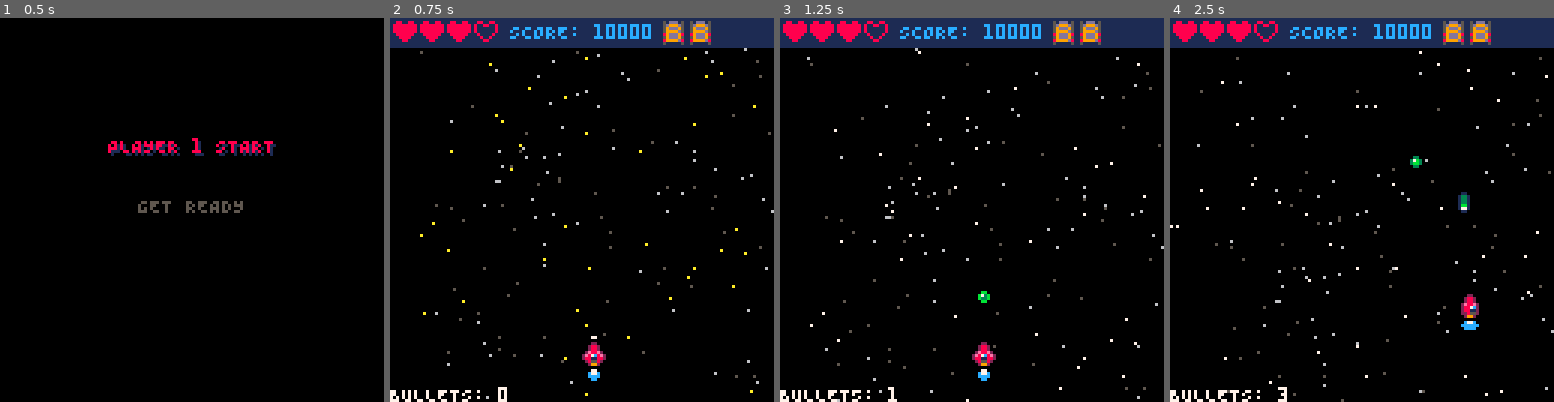
Above: before the commit, frames 1-4 (left to right).
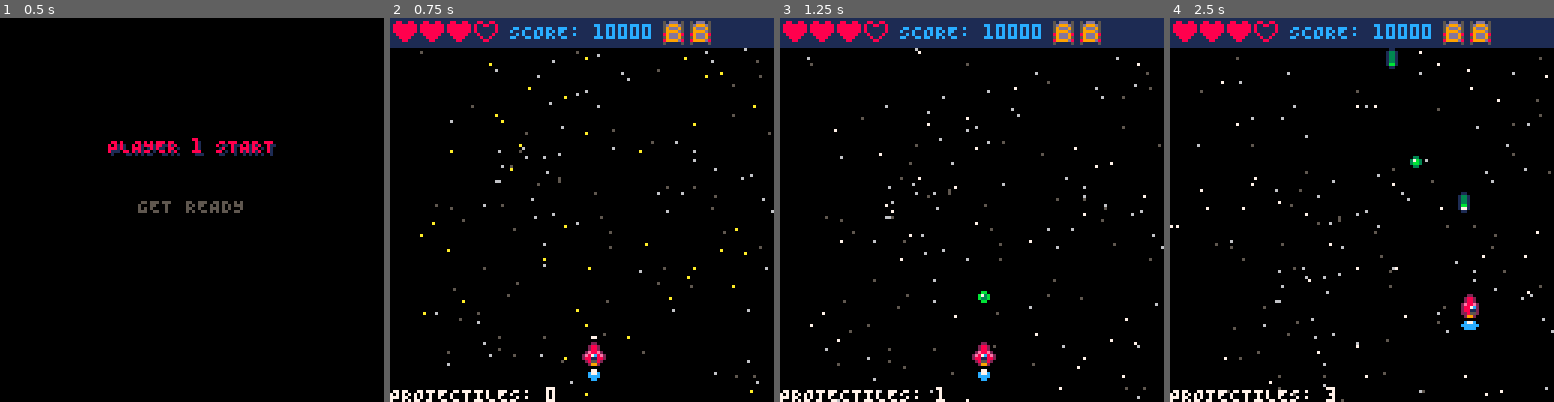
Above: after the commit, the same moments.

Repository: ProfSFrink/pico-8_shump_tutorial
Game: PICO-8 cartridge shump.p8
Same seed, same stepped clock (60 frames per second), same inputs: the game is played once before the commit and once after it.
Inputs:
- Up to frame 1 (0.5 s): tap X (X key) at 0.33 s
- Up to frame 2 (0.75 s): tap O (Z key) at 0.7 s
- Up to frame 3 (1.25 s): tap X (X key) at 1.07 s
- Up to frame 4 (2.5 s): hold Right 1.6-2.1 s; tap O (Z key) at 1.7, 2.1 s; tap X (X key) at 1.85 s; hold Up 2.15-2.42 s; hold Right from 2.47 s (still down)

Frame 1 is identical in both runs. In frame 2, 0.5% of the frame differs, in the area x 0-43%, y 96-100%; in frame 3, 0.5%; in frame 4, 0.6%, in the area x 0-60%, y 7-100%.

Commit message:
- (refactor) common projectile added, base for bullets and lasers.

Diff:
--- a/components/bullets.lua
+++ b/components/bullets.lua
@@ -1,93 +1,64 @@
--- Factory function for creating bullets
-	-- @param x: The x position of the bullet.
-	-- @param y: The y position of the bullet.
-	-- @param strtFram: The starting frame of the bullet's animation.
-	-- @param endFram: The ending frame of the bullet's animation.
-	-- @param spd: The speed of the bullet.
-	-- @return: A new bullet object.
-function newBullet(x, y, strtFram, endFram, spd)
-	return {
-		x=x,
-		y=y,
-		spd=spd,
-		curFram=strtFram,
-		strtFram=strtFram,
-		endFram=endFram,
-		framDelay=0,
+-- Shared factory function for creating projectiles
+-- @param x: The x position.
+-- @param y: The y position.
+-- @param strtFram: Starting frame.
+-- @param endFram: Ending frame.
+-- @param spd: Speed.
+-- @param animDelay: Frames before animation advances.
+-- @param animFunc: Custom animation function(self).
+-- @return: A new projectile object.
+function newProjectile(x, y, strtFram, endFram, spd, animDelay, animFunc)
+    return {
+        x=x,
+        y=y,
+        spd=spd,
+        curFram=strtFram,
+        strtFram=strtFram,
+        endFram=endFram,
+        framDelay=0,
+        animDelay=animDelay,
+        animFunc=animFunc,
 
-		-- Update the bullet's position.
-		update=function(self)
+        update=function(self)
             self.y=self.y-self.spd
 
-			-- Animate the bullet.
+            -- Animate the projectile.
             self.framDelay+=1
-            if self.framDelay>=5 then
-				self.framDelay=0
-                self.curFram+=1
-
-                if self.curFram == self.endFram then
-                    self.curFram=self.endFram
-				else
-					self.curFram=self.strtFram
-				end
+            if self.framDelay >= self.animDelay then
+                self.framDelay=0
+                self.animFunc(self)
             end
 
-			-- Remove the bullet if it
-			-- disappears behind the UI.
-			if self.y < uiHeight-bullHeight then
-				del(bullets, self)
-			end
-		end,
+            -- Remove if off-screen.
+            if self.y < uiHeight-bullHeight then
+                del(projectiles, self)
+            end
+        end,
 
-		-- Draw the bullet to the screen.
-		draw=function(self)
-			spr(self.curFram, self.x, self.y)
-		end
-	}
+        draw=function(self)
+            spr(self.curFram, self.x, self.y)
+        end
+    }
 end
 
--- Factory function for creating lasers
-	-- @param x: The x position of the laser.
-	-- @param y: The y position of the laser.
-	-- @param strtFram: The starting frame of the laser's animation.
-	-- @param endFram: The ending frame of the laser's animation.
-	-- @param spd: The speed of the laser.
-	-- @return: A new laser object.
+-- Creates a new bullet object.
+function newBullet(x, y, strtFram, endFram, spd)
+    local pulseFn = function(self)
+        if self.curFram == self.strtFram then
+            self.curFram = self.endFram
+        else
+            self.curFram = self.strtFram
+        end
+    end
+    return newProjectile(x, y, strtFram, endFram, spd, 5, pulseFn)
+end
+
+-- Creates a new laser object.
 function newLaser(x, y, strtFram, endFram, spd)
-	return {
-		x=x,
-		y=y,
-		spd=spd,
-		curFram=strtFram,
-		strtFram=strtFram,
-		endFram=endFram,
-		framDelay=0,
-
-		-- Update the laser's position.
-		update=function(self)
-            self.y=self.y-self.spd
-
-			-- Animate the laser.
-            self.framDelay+=1
-            if self.framDelay>=6 then
-				self.framDelay=0
-                self.curFram+=1
-
-                if self.curFram == self.endFram then
-                    self.curFram=self.endFram
-				end
-            end
-
-			-- Remove the laser if it
-			-- disappears behind the UI.
-			if self.y < uiHeight-bullHeight then
-				del(bullets, self)
-			end
-		end,
-
-		-- Draw the laser to the screen.
-		draw=function(self)
-			spr(self.curFram, self.x, self.y)
-		end
-	}
+    local incrementFn = function(self)
+        if self.curFram < self.endFram then
+            self.curFram += 1
+        end
+    end
+    return newProjectile(x, y, strtFram, endFram, spd, 6, incrementFn)
 end
--- a/states/game.lua
+++ b/states/game.lua
@@ -23,8 +23,8 @@
 	-- Ship bullet offset.
 	shpBullOffset=3
 
-	-- Setup for bullets.
-	bullets = {}
+	-- Setup for projectiles.
+	projectiles = {}
 
 	-- Setup for bullets & lasers.
 	-- strtFram: Starting frame of the bullet's animation.
@@ -91,7 +91,7 @@
 
 	-- Fire laser if Z pressed.
 	if btnp(4) then
-		add(bullets, newLaser(shipX,
+		add(projectiles, newLaser(shipX,
 		shipY - shpBullOffset,
 		laser.strtFram, laser.endFram,
 		laser.spd))
@@ -102,7 +102,7 @@
 
 	-- Fire bullet if X pressed.
 	if btnp(5) then
-		add(bullets, newBullet(shipX,
+		add(projectiles, newBullet(shipX,
 			shipY - shpBullOffset,
 			bullet.strtFram, bullet.endFram,
 			bullet.spd))
@@ -115,9 +115,9 @@
 	shipX=shipX+shipSpdX
 	shipY=shipY+shipSpdY
 
-	-- Moving the bullet.
-	for b in all(bullets) do
-		b:update()
+	-- Moving the projectiles.
+	for p in all(projectiles) do
+		p:update()
 	end
 
 	-- Animate ship flame.
@@ -157,13 +157,13 @@
 	cls(0)
 	updateStarfield()
 
-	?"BULLETS: "..#bullets, 0, 123, 7
+	?"PROJECTILES: "..#projectiles, 0, 123, 7
 
 	spr(shipSpr,shipX,shipY)
 	spr(flameSpr,shipX,shipY+8)
 
-	for b in all(bullets) do
-		b:draw()
+	for p in all(projectiles) do
+		p:draw()
 	end
 
 	circfill(shipX+3,shipY-2,muzzle,7)
